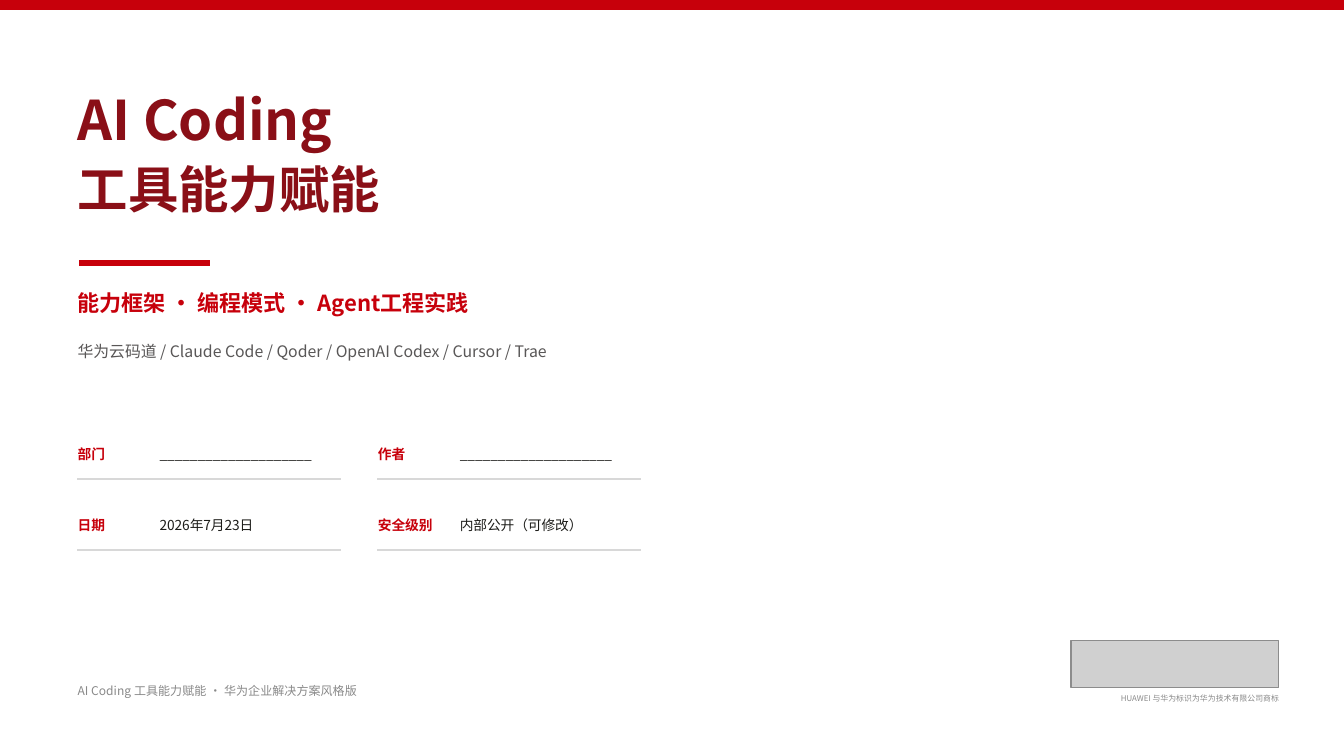
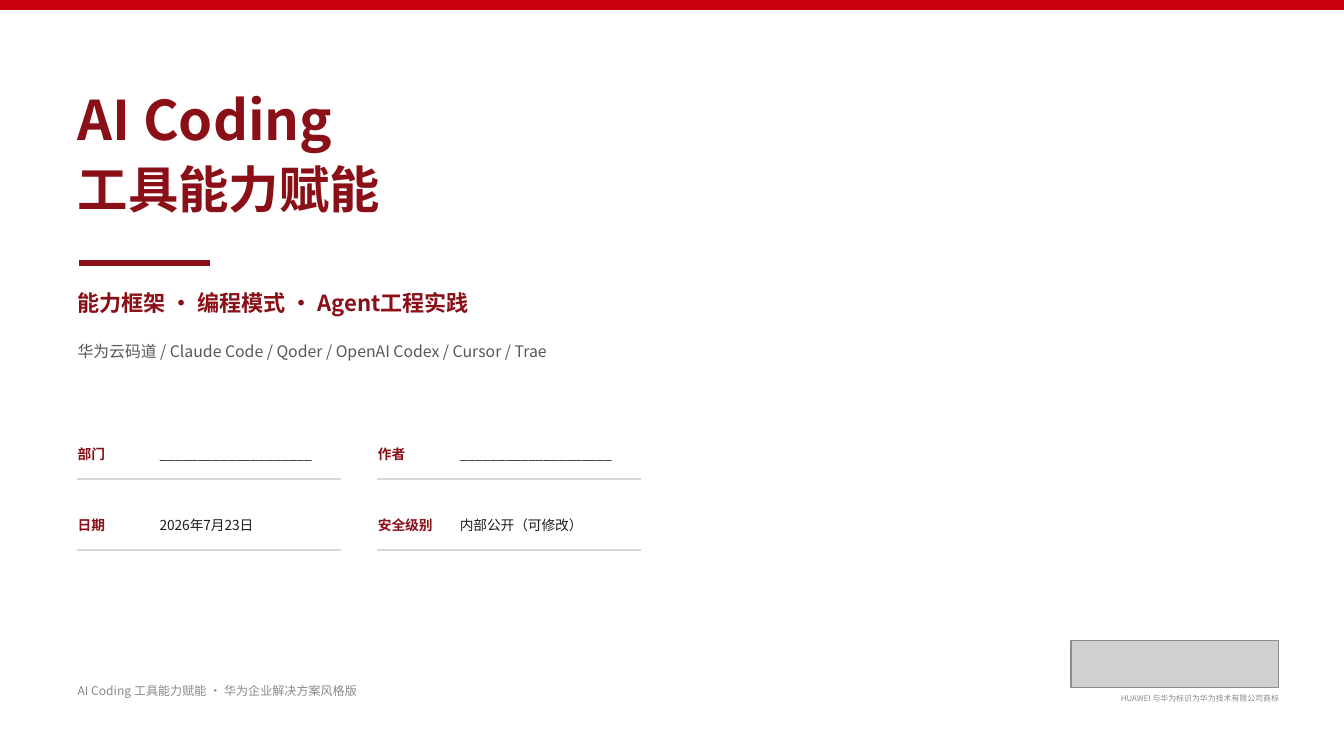
Before and after one commit to peter-liu1997/ai-solution-reports, a slide deck: slide 1 of AI-Coding-工具能力赋能-16页华为企业方案风格版.pptx. Drawn at 1344x756 pixels with LibreOffice and Linux fonts; fonts in the diff are those of the drawing; grey boxes stand for pictures; background and template pictures are left out. Boxes give left, top, right and bottom in pixels: in the first picture for what was removed or moved away, otherwise in the second. Text is boxed around its words. In the diff, an @@ line names an element or a change of style, - is before the commit and + after.

```diff
--- a/AI-Coding-工具能力赋能-16页华为企业方案风格版.pptx
+++ b/AI-Coding-工具能力赋能-16页华为企业方案风格版.pptx
@@ rectangle at <box>80,260,210,265</box>: fill #C7000B to #8A0F17; outline #C7000B 0 pt to #8A0F17 0 pt @@
@@ text colour #C7000B to #8A0F17 in 5 elements at <box>78,292,469,317</box>, <box>78,447,105,461</box>, <box>378,447,405,460</box>, <box>78,518,105,531</box>, <box>378,518,433,531</box> @@
```
Also in this commit, not shown: 15 other slides changed.
